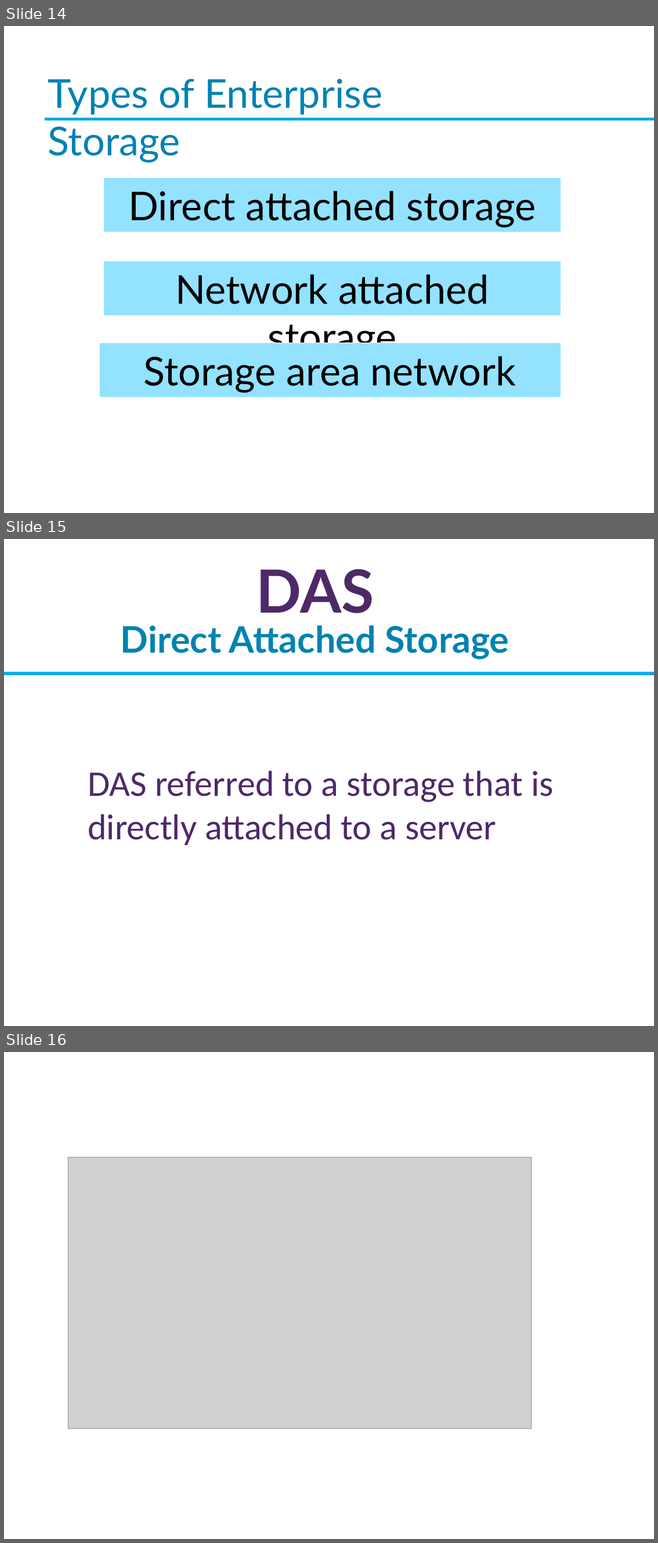
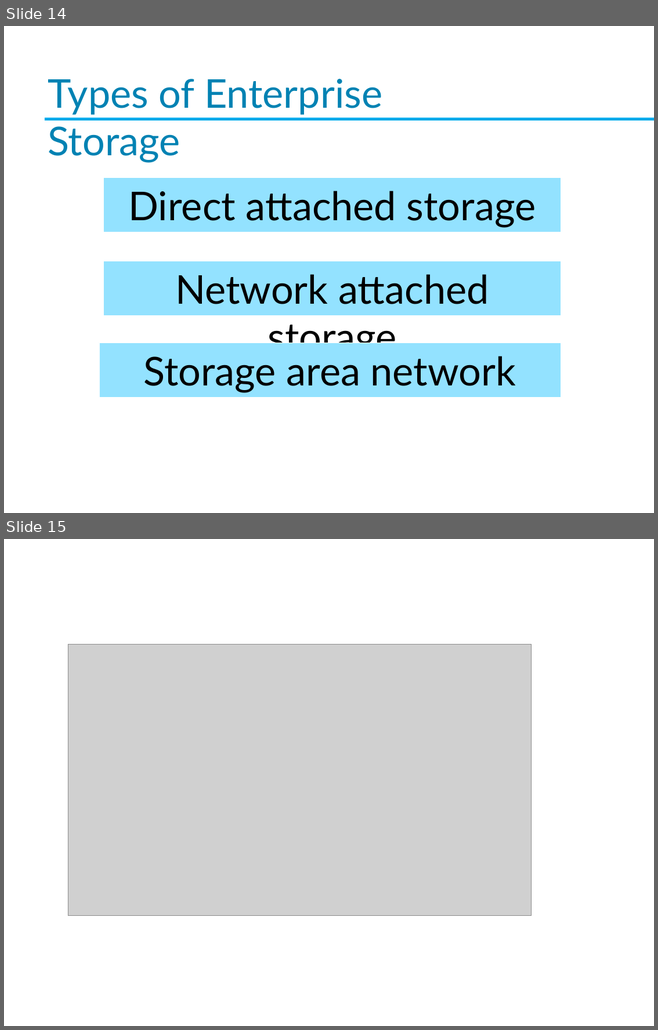
Before and after one commit to Imran4424/C-Plus-Plus-Object-Oriented, a slide deck: OOP.pptx. Shown one above the other, each under a label of ours: slides 14, 15 and 16 before the commit, slides 14 and 15 after it. The pictures are 658x1543 and 658x1030 pixels, drawn with LibreOffice and Linux fonts; fonts in the diff are those of the drawing; grey boxes stand for pictures; background and template pictures are left out. Boxes give left, top, right and bottom in pixels: in the first picture for what was removed or moved away, otherwise in the second. Text is boxed around its words. In the diff, an @@ line names an element or a change of style, - is before the commit and + after.

Commit message:
oop slide

```diff
--- a/OOP.pptx
+++ b/OOP.pptx
@@ slide 15 removed at bbox=[4, 539, 654, 1026], background picture (left out) @@
@@ title removed at bbox=[121, 569, 509, 660] @@
-DAS
-Direct Attached Storage
@@ rectangle removed at bbox=[4, 672, 654, 675] @@
@@ text removed at bbox=[88, 770, 553, 845] @@
-DAS referred to a storage that is directly attached to a server
@@ what was slide 16 is now slide 15 @@
```
